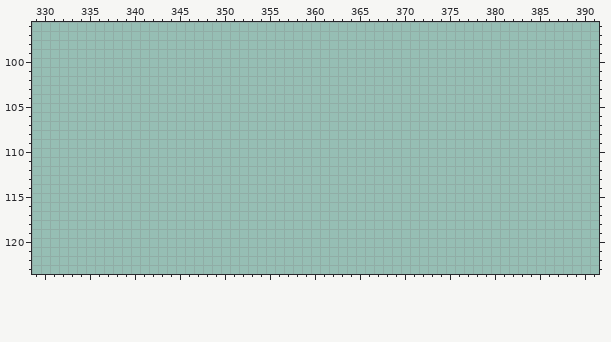
File history of a pixel-art file, src/mission/asteroid/assets/all asteroids.aseprite. Above is the file before it was changed.
630x500 pixels, 1 frame. Shown: x 329..391, y 96..123. The commit also changed other parts of the picture, which this record leaves out.
Now the later version:
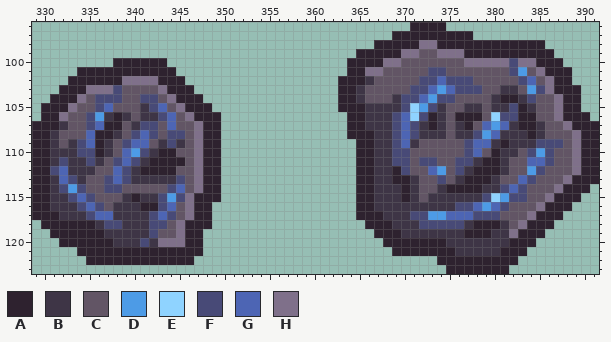
Palette (. is transparent): A #2e222f  B #3e3546  C #625565  D #4d9be6  E #8fd3ff  F #484a77  G #4d65b4  H #7f708a
Edits made:
Layer "Layer 2":
y 96: x 371..374 .... -> AAAA
y 97: x 369..377 ......... -> AAAAAAAAA
y 98: x 367..385 ................... -> AAAAAHHAAAAAAAAAAAA
y 99: x 365..386 ...................... -> AAAAAHHCCHHHAAAAAAAAAA
y 100: x 338..343 ...... -> AAAAAA; x 364..387 ........................ -> AAAAHHCCCCCCCHHHHHFHHAAA
y 101: x 334..344 ........... -> AAAAAAAAAAA; x 364..388 ......................... -> AAHHCCCCCFFCCCCCCCFDCHAAA
y 102: x 333..345 ............. -> AAAAAAHHHHAAA; x 363..388 .......................... -> AAABCCCCCFFGFFFCCCCCFGCHAA
y 103: x 332..346 ............... -> AAAHHHFCCCCHAAA; x 363..389 ........................... -> AABCCCCCFFGDGFFFCCBBCDFHAAA
y 104: x 331..347 ................. -> AAAHCFFFCCFFCHAAA; x 363..389 ........................... -> AABCCCBFFGDFFCCCCBAABFCCHAA
y 105: x 330..348 ................... -> AAAHCCFGCCCBFGCHAAA; x 363..389 ........................... -> AAABBBBFEDFBCCBBCBBFABCCHAA
y 106: x 330..349 .................... -> AAHCCFDBABCBBFGCHAAA; x 364..390 ........................... -> AABBBFGEFABCAAACEFFAACCHAAA
y 107: x 329..349 ..................... -> AAABCCFGAACBFFCGCCHAA; x 364..391 ............................ -> AABBBFGFBABCBACGDGBAABCCHAAA
y 108: x 329..349 ..................... -> AABCCCGAABCFGFCFFCHAA; x 364..391 ............................ -> AAABBFGFBBBCBBFDGBBBABCCCHAA
y 109: x 329..349 ..................... -> AABCBFGABCFGGCBFBCHAA; x 365..391 ........................... -> AABBFGBCCCCCFGGBABBBFFFCHAA
y 110: x 329..349 ..................... -> AABBBFFABCGDFBAACCHAA; x 365..391 ........................... -> AABBFFCCCCCCFGCABBCFDFCCHAA
y 111: x 329..349 ..................... -> AABFBBFBCFGFBAAAACHAA; x 365..391 ........................... -> AABBFFCFFCCFFBAABCCGGFCCHAA
y 112: x 329..349 ..................... -> AAFGBBBCCGFBAAAACCHAA; x 365..391 ........................... -> AABBAFCCGDCFBAAABCCDFCCCHAA
y 113: x 329..349 ..................... -> AABGFBCCFGFBBBBBFCHAA; x 365..391 ........................... -> AABBAABCCFCBAAABCCGFCCCHAAA
y 114: x 329..349 ..................... -> AABFDFCCFFCCCCCFGCHAA; x 365..390 .......................... -> AABBBABCCBAAAABBFGFCCCHAAA
y 115: x 329..349 ..................... -> AABBFGFCCCBABBFDFHAAA; x 365..389 ......................... -> AABBBABCBBBBBBFEDFFCCHAAA
y 116: x 329..348 .................... -> AABBBFGFCBBBAAFGCHAA; x 365..388 ........................ -> AABBBBBBBBBFFGDGFCCCHAAA
y 117: x 329..348 .................... -> AAABBBFGGBBBBFGFCHAA; x 365..387 ....................... -> AAABBBFFDDGGGFFFCCCHAAA
y 118: x 330..348 ................... -> AAAAAABFFBBBFFCHAAA; x 366..386 ..................... -> AAABBBFFFFFBAAABCHAAA
y 119: x 331..347 ................. -> AAAAAABBBBBFCCHAA; x 367..385 ................... -> AAABBBBBBBAAABBHAAA
y 120: x 332..347 ................ -> AAAAAABBBFBHHHAA; x 368..384 ................. -> AAAAAAABBBBBBBAAA
y 121: x 334..347 .............. -> AAAAAAAAAAAAAA; x 369..383 ............... -> AAAAAAABBBBBAAA
y 122: x 335..346 ............ -> AAAAAAAAAAAA; x 374..382 ......... -> AAAAAAAAA
y 123: x 375..381 ....... -> AAAAAAA
Changed places in both pictures, as pixel boxes (x1, y1, x2, y2):
added: (338, 22, 599, 274)
added: (32, 58, 221, 265)
